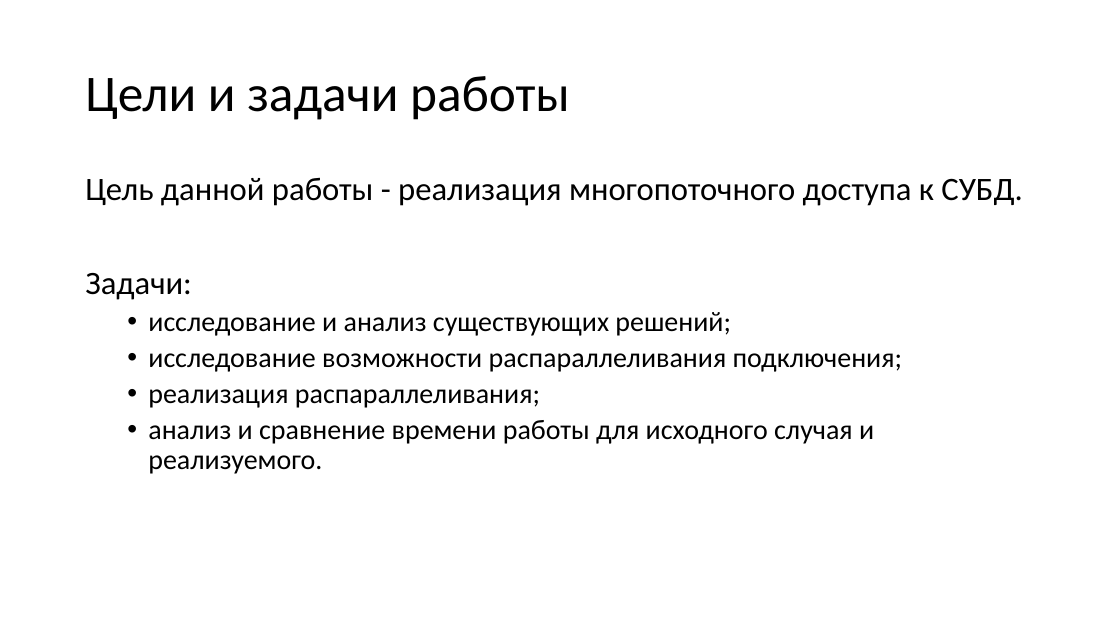
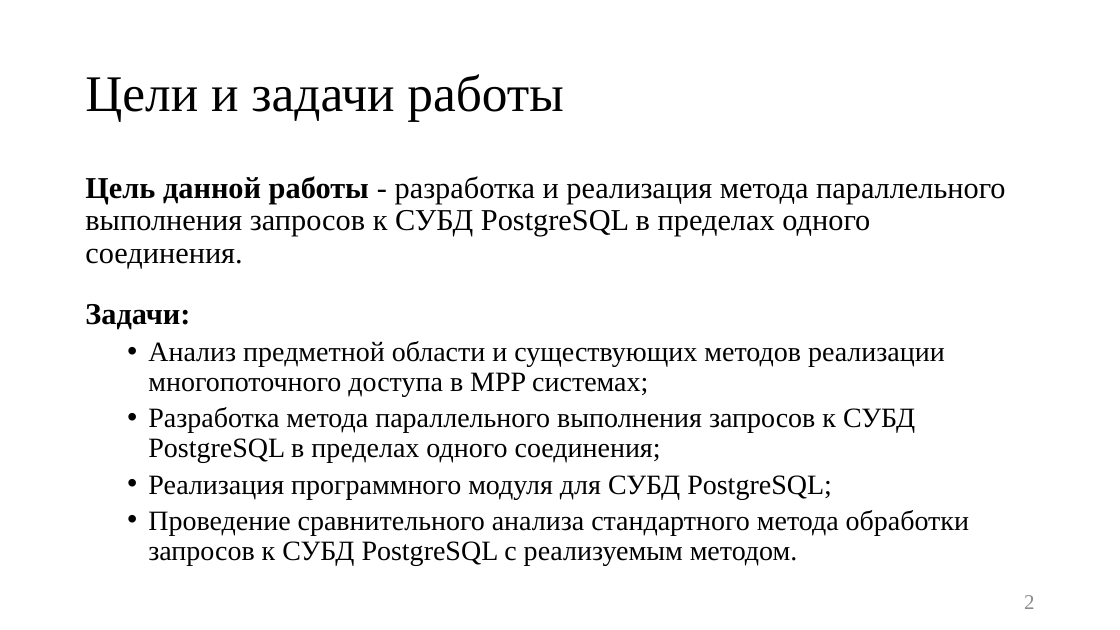
Before and after one commit to platosha-git/Diplom-theory, a slide deck: slide 2 of Презентация.pptx. Drawn at 1120x630 pixels with LibreOffice and Linux fonts; fonts in the diff are those of the drawing. Boxes give left, top, right and bottom in pixels: in the first picture for what was removed or moved away, otherwise in the second. Text is boxed around its words. In the diff, an @@ line names an element or a change of style, - is before the commit and + after.

```diff
--- a/Презентация.pptx
+++ b/Презентация.pptx
@@ title "Цели и задачи работы" at (85, 74, 563, 121): font Calibri to Times New Roman @@
@@ text at (85, 176, 1005, 269): text changed; size 24 to 26 pt; font Calibri to Times New Roman @@
-Цель данной работы - реализация многопоточного доступа к СУБД.
-Задачи:
-  • исследование и анализ существующих решений;
-  • исследование возможности распараллеливания подключения;
-  • реализация распараллеливания;
-  • анализ и сравнение времени работы для исходного случая и реализуемого.
+Цель данной работы - разработка и реализация метода параллельного выполнения запросов к СУБД PostgreSQL в пределах одного соединения.
@@ text added at (85, 304, 969, 565), 24 pt, text #000000 @@
+Задачи:
+  • Анализ предметной области и существующих методов реализации многопоточного доступа в MPP системах;
+  • Разработка метода параллельного выполнения запросов к СУБД PostgreSQL в пределах одного соединения;
+  • Реализация программного модуля для СУБД PostgreSQL;
+  • Проведение сравнительного анализа стандартного метода обработки запросов к СУБД PostgreSQL с реализуемым методом.
@@ page number added at (1024, 595, 1034, 609), 18 pt, text #8C8C8C @@
+2
```
Also in this commit, not shown: 1 other slide changed, 5 slides added, 1 slide removed, 21 other files.
